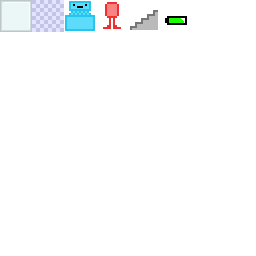
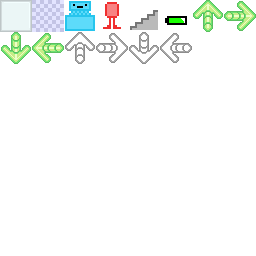
Revision of a layered 256px x 256px image; what changed, layer by layer:
painted on "content" over [left=1, top=0, right=256, bottom=64]
